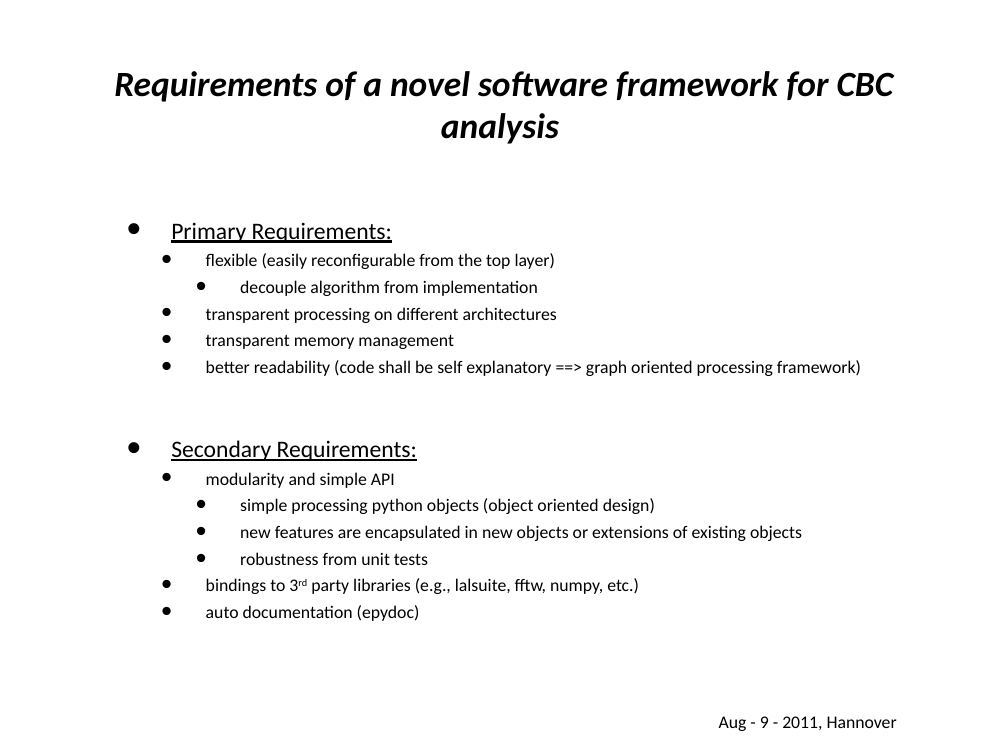
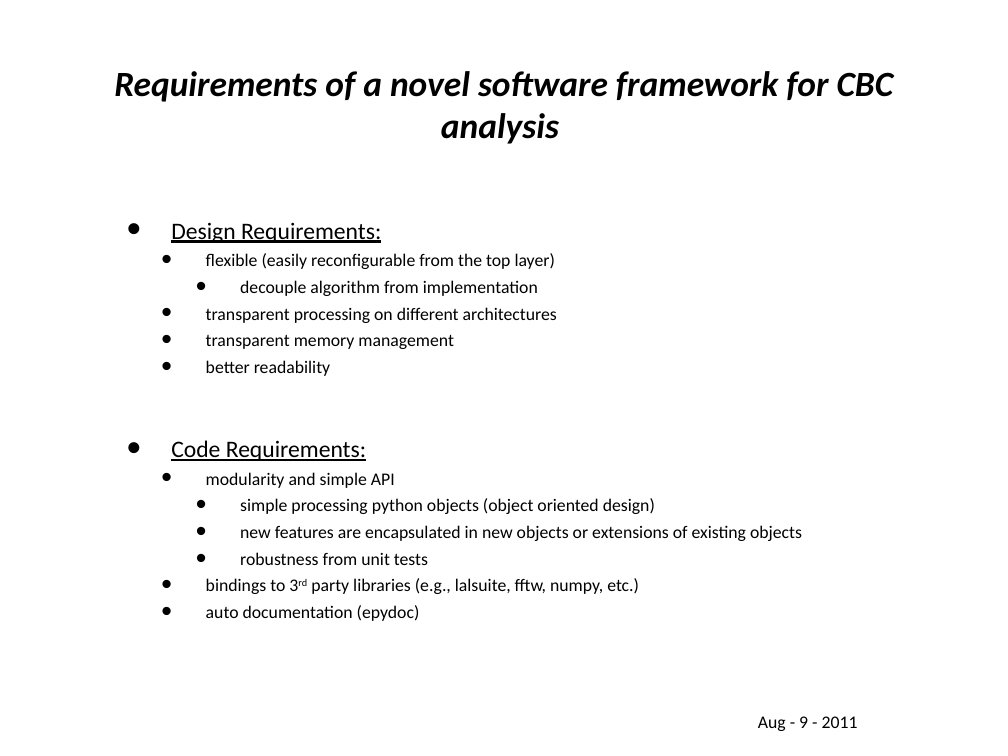
Before and after one commit to gwastro/pycbc, a slide deck: slide 5 of doc/Pycbc-Refactoring-GPU-inspiral.ppt (slide 4 before the commit). Drawn at 1008x756 pixels with LibreOffice and Linux fonts; fonts in the diff are those of the drawing; background and template pictures are left out. Boxes give left, top, right and bottom in pixels: in the first picture for what was removed or moved away, otherwise in the second. Text is boxed around its words. In the diff, an @@ line names an element or a change of style, - is before the commit and + after.

```diff
--- a/doc/Pycbc-Refactoring-GPU-inspiral.ppt
+++ b/doc/Pycbc-Refactoring-GPU-inspiral.ppt
@@ text at (171,222,381,243): text changed @@
-• Primary Requirements:
+• Design Requirements:
@@ text at (171,360,366,461): text changed @@
-  • better readability (code shall be self explanatory ==> graph oriented processing framework)
-• Secondary Requirements:
+  • better readability
+• Code Requirements:
@@ text at (758,716,858,731): text changed @@
-Aug - 9 - 2011, Hannover
+Aug - 9 - 2011
```
Also in this commit, not shown: 10 other slides changed, 2 slides added, 4 slides removed, 2 other files.
